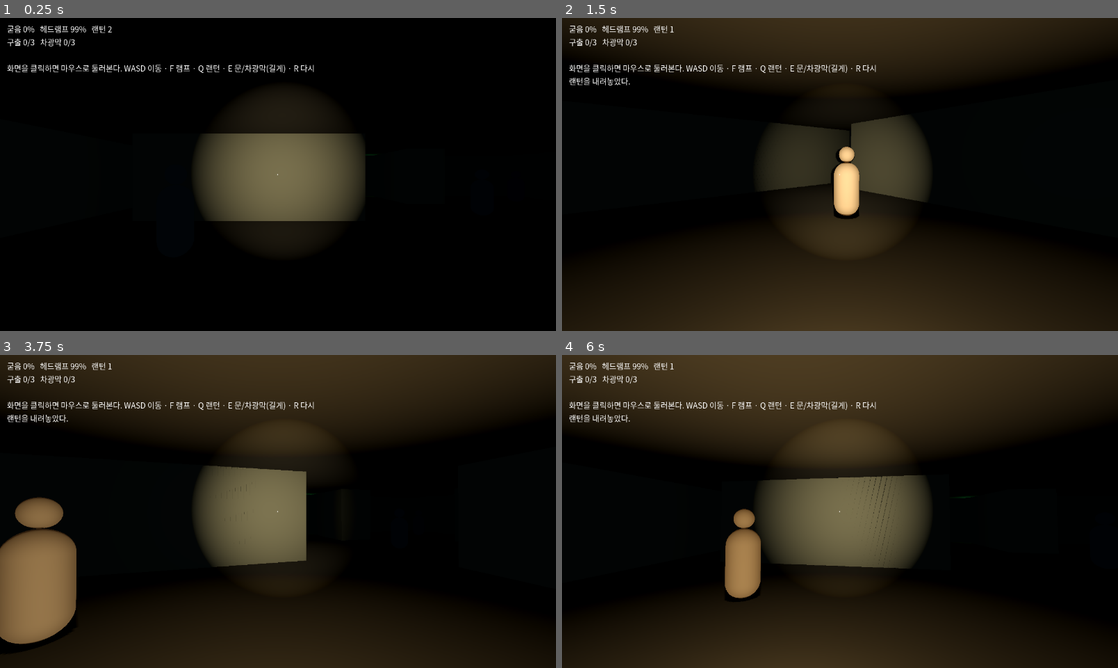
Above: before the commit, frames 1-4 (two rows, left to right).
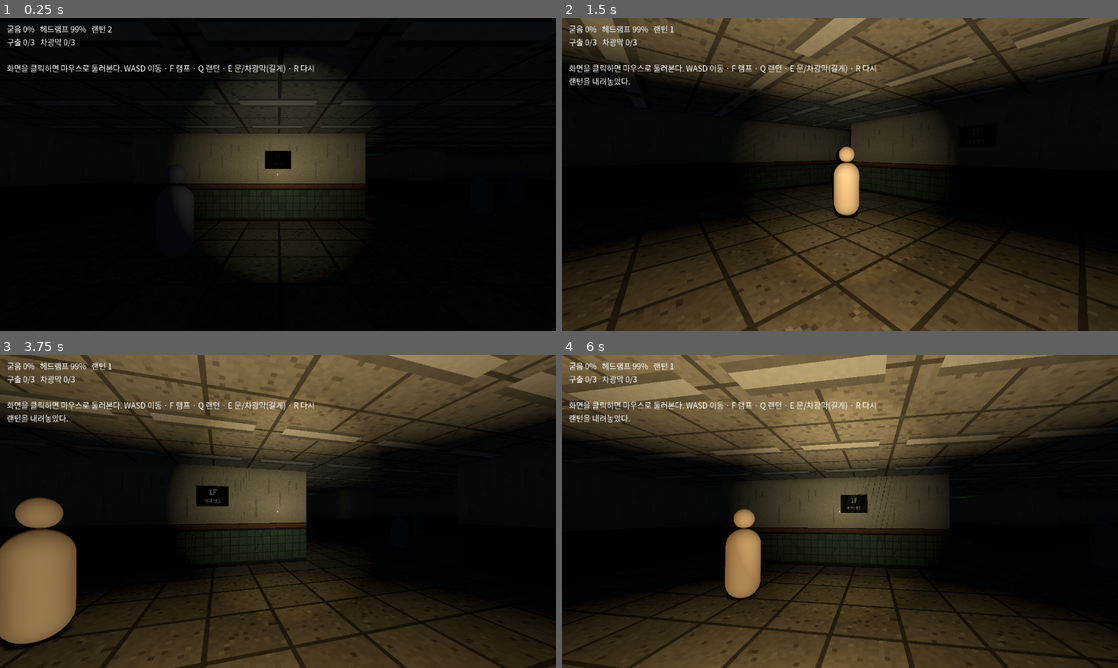
Above: after the commit, the same moments.

Repository: smlee080611/samdasu
Game: Godot game, scene res://scenes/main.tscn
The game is run twice, just before and just after one commit, with the same random seed, the same clock (stepped at 60 frames per second) and the same inputs.
Inputs (mouse positions are in pixels of both pictures, inside the frame that each line leads up to):
- Up to frame 1 (0.25 s): no input
- Up to frame 2 (1.5 s): tap Enter at 0.5 s; move the mouse to (962, 158) at 0.52 s; hold D (move_right) 0.53-1.28 s; hold E (interact) 0.53-1.28 s; click (962, 158) at 0.67 s; move the mouse to (812, 174) at 1.27 s; hold W (move_forward) from 1.28 s (still down); tap Q (lantern) at 1.35 s
- Up to frame 3 (3.75 s): keep holding W (move_forward); move the mouse to (289, 505) at 2.02 s; hold F (toggle_lamp) 2.03-2.78 s; move the mouse to (272, 517) at 2.77 s; tap E (interact) at 2.85 s; tap R (restart) at 3.5 s; move the mouse to (316, 514) at 3.52 s; hold Q (lantern) from 3.53 s (still down)
- Up to frame 4 (6 s): move the mouse to (795, 508) at 4.27 s; release Q (lantern) at 4.28 s; tap F (toggle_lamp) at 4.35 s; move the mouse to (845, 511) at 5.02 s; hold E (interact) 5.03-5.78 s; tap R (restart) at 5.75 s; move the mouse to (817, 505) at 5.77 s; release W (move_forward) at 5.78 s; hold D (move_right) from 5.78 s (still down); tap Q (lantern) at 5.85 s

The runs differ from the first frame. In frame 1, 7.3% of the frame differs, in the area x 31-67%, y 13-83%; in frame 2, 35%; in frame 3, 35%; in frame 4, 42%, in the area x 0-100%, y 0-100%.

Commit message:
amhwa2: 병원 텍스처 추가, .godot 캐시 제외

Diff:
--- a/amhwa2/project.godot
+++ b/amhwa2/project.godot
@@ -1,22 +1,11 @@
 ; Engine configuration file.
-; It's best edited using the editor UI and not directly,
-; since the parameters that go here are not all obvious.
-;
-; Format:
-;   [section] ; section goes between []
-;   param=value ; assign values to parameters
-
 config_version=5
-
-[animation]
-
-compatibility/default_parent_skeleton_in_mesh_instance_3d=true
 
 [application]
 
 config/name="암화병동 1인칭 프로토타입"
 run/main_scene="res://scenes/main.tscn"
-config/features=PackedStringArray("4.7", "Forward Plus")
+config/features=PackedStringArray("4.3", "GL Compatibility")
 
 [autoload]
 
@@ -32,43 +21,35 @@
 
 move_forward={
 "deadzone": 0.5,
-"events": [Object(InputEventKey,"resource_local_to_scene":fa …(209 unchanged characters)… "location":0,"echo":false,"script":null)
-]
+"events": [Object(InputEventKey,"resource_local_to_scene":fa …(209 unchanged characters)… "location":0,"echo":false,"script":null)]
 }
 move_back={
 "deadzone": 0.5,
-"events": [Object(InputEventKey,"resource_local_to_scene":fa …(209 unchanged characters)… "location":0,"echo":false,"script":null)
-]
+"events": [Object(InputEventKey,"resource_local_to_scene":fa …(209 unchanged characters)… "location":0,"echo":false,"script":null)]
 }
 move_left={
 "deadzone": 0.5,
-"events": [Object(InputEventKey,"resource_local_to_scene":fa …(209 unchanged characters)… "location":0,"echo":false,"script":null)
-]
+"events": [Object(InputEventKey,"resource_local_to_scene":fa …(209 unchanged characters)… "location":0,"echo":false,"script":null)]
 }
 move_right={
 "deadzone": 0.5,
-"events": [Object(InputEventKey,"resource_local_to_scene":fa …(209 unchanged characters)… "location":0,"echo":false,"script":null)
-]
+"events": [Object(InputEventKey,"resource_local_to_scene":fa …(209 unchanged characters)… "location":0,"echo":false,"script":null)]
 }
 toggle_lamp={
 "deadzone": 0.5,
-"events": [Object(InputEventKey,"resource_local_to_scene":fa …(209 unchanged characters)… "location":0,"echo":false,"script":null)
-]
+"events": [Object(InputEventKey,"resource_local_to_scene":fa …(209 unchanged characters)… "location":0,"echo":false,"script":null)]
 }
 lantern={
 "deadzone": 0.5,
-"events": [Object(InputEventKey,"resource_local_to_scene":fa …(209 unchanged characters)… "location":0,"echo":false,"script":null)
-]
+"events": [Object(InputEventKey,"resource_local_to_scene":fa …(209 unchanged characters)… "location":0,"echo":false,"script":null)]
 }
 interact={
 "deadzone": 0.5,
-"events": [Object(InputEventKey,"resource_local_to_scene":fa …(209 unchanged characters)… "location":0,"echo":false,"script":null)
-]
+"events": [Object(InputEventKey,"resource_local_to_scene":fa …(209 unchanged characters)… "location":0,"echo":false,"script":null)]
 }
 restart={
 "deadzone": 0.5,
-"events": [Object(InputEventKey,"resource_local_to_scene":fa …(209 unchanged characters)… "location":0,"echo":false,"script":null)
-]
+"events": [Object(InputEventKey,"resource_local_to_scene":fa …(209 unchanged characters)… "location":0,"echo":false,"script":null)]
 }
 
 [layer_names]
@@ -77,3 +58,9 @@
 3d_physics/layer_2="person"
 3d_physics/layer_3="interact"
 3d_physics/layer_4="player"
+
+[rendering]
+
+renderer/rendering_method="gl_compatibility"
+renderer/rendering_method.mobile="gl_compatibility"
+textures/canvas_textures/default_texture_filter=0
--- a/amhwa2/scenes/curtain.tscn
+++ b/amhwa2/scenes/curtain.tscn
@@ -2,22 +2,29 @@
 
 [ext_resource type="Script" path="res://scripts/objects/curtain.gd" id="1"]
 [ext_resource type="Script" path="res://scripts/objects/point_light_source.gd" id="2"]
+[ext_resource type="Texture2D" path="res://textures/curtain.png" id="t_cloth"]
+[ext_resource type="Texture2D" path="res://textures/window.png" id="t_window"]
 
 [sub_resource type="BoxShape3D" id="shape"]
 size = Vector3(1.8, 2.6, 0.12)
 
 [sub_resource type="StandardMaterial3D" id="cloth"]
-albedo_color = Color(0.42, 0.13, 0.11, 1)
+albedo_texture = ExtResource("t_cloth")
+cull_mode = 2
+texture_filter = 0
 
 [sub_resource type="StandardMaterial3D" id="window"]
-albedo_color = Color(0.6, 0.65, 0.75, 1)
+albedo_texture = ExtResource("t_window")
 emission_enabled = true
-emission = Color(0.55, 0.65, 0.85, 1)
-emission_energy_multiplier = 1.2
+emission = Color(1, 1, 1, 1)
+emission_texture = ExtResource("t_window")
+emission_energy_multiplier = 0.9
+cull_mode = 2
+texture_filter = 0
 
-[sub_resource type="BoxMesh" id="box"]
+[sub_resource type="QuadMesh" id="box"]
 material = SubResource("cloth")
-size = Vector3(1.8, 2.6, 0.12)
+size = Vector2(1.8, 2.6)
 
 [node name="Curtain" type="StaticBody3D"]
 collision_layer = 5
--- a/amhwa2/scenes/door.tscn
+++ b/amhwa2/scenes/door.tscn
@@ -1,16 +1,19 @@
 [gd_scene format=3]
 
 [ext_resource type="Script" path="res://scripts/objects/door.gd" id="1"]
+[ext_resource type="Texture2D" path="res://textures/door.png" id="tex"]
 
 [sub_resource type="BoxShape3D" id="shape"]
 size = Vector3(2, 3, 0.2)
 
 [sub_resource type="StandardMaterial3D" id="mat"]
-albedo_color = Color(0.4, 0.3, 0.2, 1)
+albedo_texture = ExtResource("tex")
+cull_mode = 2
+texture_filter = 0
 
-[sub_resource type="BoxMesh" id="box"]
+[sub_resource type="QuadMesh" id="quad"]
 material = SubResource("mat")
-size = Vector3(2, 3, 0.2)
+size = Vector2(2, 3)
 
 [node name="Door" type="StaticBody3D"]
 collision_layer = 5
@@ -21,6 +24,13 @@
 transform = Transform3D(1, 0, 0, 0, 1, 0, 0, 0, 1, 0, 1.5, 0)
 shape = SubResource("shape")
 
-[node name="Mesh" type="MeshInstance3D" parent="."]
+[node name="Mesh" type="Node3D" parent="."]
 transform = Transform3D(1, 0, 0, 0, 1, 0, 0, 0, 1, 0, 1.5, 0)
-mesh = SubResource("box")
+
+[node name="Front" type="MeshInstance3D" parent="Mesh"]
+transform = Transform3D(1, 0, 0, 0, 1, 0, 0, 0, 1, 0, 0, 0.08)
+mesh = SubResource("quad")
+
+[node name="Back" type="MeshInstance3D" parent="Mesh"]
+transform = Transform3D(1, 0, 0, 0, 1, 0, 0, 0, 1, 0, 0, -0.08)
+mesh = SubResource("quad")
--- a/amhwa2/scenes/level_1f.tscn
+++ b/amhwa2/scenes/level_1f.tscn
@@ -7,14 +7,36 @@
 [ext_resource type="PackedScene" path="res://scenes/battery.tscn" id="battery"]
 [ext_resource type="PackedScene" path="res://scenes/emergency_light.tscn" id="elight"]
 [ext_resource type="PackedScene" path="res://scenes/stairs.tscn" id="stairs"]
+[ext_resource type="Texture2D" path="res://textures/wall.png" id="t_wall"]
+[ext_resource type="Texture2D" path="res://textures/floor.png" id="t_floor"]
+[ext_resource type="Texture2D" path="res://textures/ceiling.png" id="t_ceil"]
+[ext_resource type="Texture2D" path="res://textures/sign_3f.png" id="t_sign"]
 
 [sub_resource type="StandardMaterial3D" id="wall"]
-albedo_color = Color(0.62, 0.62, 0.55, 1)
-roughness = 0.9
+albedo_texture = ExtResource("t_wall")
+roughness = 0.95
+cull_mode = 2
+texture_filter = 0
 
 [sub_resource type="StandardMaterial3D" id="floor"]
-albedo_color = Color(0.32, 0.31, 0.28, 1)
-roughness = 0.9
+albedo_texture = ExtResource("t_floor")
+roughness = 0.8
+cull_mode = 2
+texture_filter = 0
+
+[sub_resource type="StandardMaterial3D" id="ceil"]
+albedo_texture = ExtResource("t_ceil")
+roughness = 1.0
+cull_mode = 2
+texture_filter = 0
+
+[sub_resource type="StandardMaterial3D" id="sign"]
+albedo_texture = ExtResource("t_sign")
+texture_filter = 0
+
+[sub_resource type="QuadMesh" id="signq"]
+material = SubResource("sign")
+size = Vector2(0.9, 0.6)
 
 [node name="Level1F" type="Node3D"]
 script = ExtResource("level")
@@ -40,6 +62,7 @@
 entrance_tile = Vector2i(4, 16)
 wall_material = SubResource("wall")
 floor_material = SubResource("floor")
+ceiling_material = SubResource("ceil")
 
 [node name="People" type="Node3D" parent="."]
 
@@ -192,3 +215,7 @@
 
 [node name="Stairs" parent="." instance=ExtResource("stairs")]
 transform = Transform3D(1, 0, 0, 0, 1, 0, 0, 0, 1, 58, 0, 34)
+
+[node name="Sign1F" type="MeshInstance3D" parent="."]
+transform = Transform3D(1, 0, 0, 0, 1, 0, 0, 0, 1, 9, 2.1, 26.02)
+mesh = SubResource("signq")
--- a/amhwa2/scenes/main.tscn
+++ b/amhwa2/scenes/main.tscn
@@ -10,11 +10,11 @@
 background_color = Color(0, 0, 0, 1)
 ambient_light_source = 2
 ambient_light_color = Color(0.35, 0.4, 0.45, 1)
-ambient_light_energy = 0.04
+ambient_light_energy = 0.05
 tonemap_mode = 2
 fog_enabled = true
 fog_light_color = Color(0, 0, 0, 1)
-fog_density = 0.035
+fog_density = 0.02
 
 [node name="Main" type="Node3D"]
 script = ExtResource("1")
--- a/amhwa2/scenes/player.tscn
+++ b/amhwa2/scenes/player.tscn
@@ -27,10 +27,12 @@
 [node name="Headlamp" type="SpotLight3D" parent="Head"]
 transform = Transform3D(1, 0, 0, 0, 1, 0, 0, 0, 1, 0.1, 0.05, 0)
 light_color = Color(1, 0.92, 0.75, 1)
-light_energy = 3.0
+light_energy = 2.2
 shadow_enabled = true
 spot_range = 14.0
-spot_angle = 24.0
+spot_attenuation = 1.0
+spot_angle = 30.0
+spot_angle_attenuation = 2.8
 script = ExtResource("2")
 
 [node name="InteractRay" type="RayCast3D" parent="Head"]
--- a/amhwa2/scripts/objects/headlamp.gd
+++ b/amhwa2/scripts/objects/headlamp.gd
@@ -28,14 +28,14 @@
 			battery = 0.0
 			GameState.say("헤드램프가 꺼졌다.")
 	visible = is_on()
-	light_energy = 3.0 if battery > 20.0 or randf() > 0.08 else 0.2   # 배터리가 적으면 깜빡임
+	light_energy = 2.2 if battery > 20.0 or randf() > 0.08 else 0.1   # 배터리가 적으면 깜빡임
 
 func light_value(target: Vector3, exclude: Array[RID]) -> float:
 	if not is_on():
 		return 0.0
 	var to := target - global_position
 	var d := to.length()
-	if d >= spot_range or rad_to_deg((-global_transform.basis.z).angle_to(to)) >= spot_angle:
+	if d >= spot_range or rad_to_deg((-global_transform.basis.z).angle_to(to)) >= spot_angle * 0.8:
 		return 0.0
 	if not LightSystem.ray_clear(global_position, target, exclude):
 		return 0.0
--- a/amhwa2/scripts/objects/level.gd
+++ b/amhwa2/scripts/objects/level.gd
@@ -9,8 +9,9 @@
 
 @export_multiline var wall_map := ""
 @export var entrance_tile := Vector2i(4, 16)
-@export var wall_material: StandardMaterial3D
-@export var floor_material: StandardMaterial3D
+@export var wall_material: StandardMaterial3D     ## 벽 한 면(2m × 3m)에 한 장씩 붙는 텍스처
+@export var floor_material: StandardMaterial3D    ## 바닥 한 칸에 한 장
+@export var ceiling_material: StandardMaterial3D  ## 천장 한 칸에 한 장
 
 var rows: PackedStringArray
 var size := Vector2i.ZERO
@@ -24,38 +25,61 @@
 	refresh_nav.call_deferred()
 
 func _build_walls() -> void:
-	var mesh := BoxMesh.new()
-	mesh.size = Vector3(TS, WALL_H, TS)
+	# 충돌: 벽 칸마다 상자 하나
 	var shape := BoxShape3D.new()
-	shape.size = mesh.size
+	shape.size = Vector3(TS, WALL_H, TS)
 	var walls := StaticBody3D.new()
 	walls.name = "Walls"
 	walls.collision_layer = GameState.LAYER_WALL
 	walls.collision_mask = 0
 	add_child(walls)
+	# 그래픽: 바닥 쪽으로 드러난 벽 면만 사각형으로 만든다 (텍스처가 면마다 한 장씩 정확히 붙음)
+	var wall_st := SurfaceTool.new()
+	var floor_st := SurfaceTool.new()
+	var ceil_st := SurfaceTool.new()
+	for st in [wall_st, floor_st, ceil_st]:
+		st.begin(Mesh.PRIMITIVE_TRIANGLES)
 	for y in size.y:
 		for x in size.x:
+			var x0 := x * TS
+			var x1 := x0 + TS
+			var z0 := y * TS
+			var z1 := z0 + TS
 			if rows[y][x] != "#":
+				_quad(floor_st, Vector3(x0, 0, z0), Vector3(x1, 0, z0), Vector3(x1, 0, z1), Vector3(x0, 0, z1), Vector3.UP)
+				_quad(ceil_st, Vector3(x0, WALL_H, z1), Vector3(x1, WALL_H, z1), Vector3(x1, WALL_H, z0), Vector3(x0, WALL_H, z0), Vector3.DOWN)
 				continue
-			var mi := MeshInstance3D.new()
-			mi.mesh = mesh
-			mi.material_override = wall_material
-			mi.position = tile_center(Vector2i(x, y), WALL_H * 0.5)
-			walls.add_child(mi)
 			var cs := CollisionShape3D.new()
 			cs.shape = shape
-			cs.position = mi.position
+			cs.position = tile_center(Vector2i(x, y), WALL_H * 0.5)
 			walls.add_child(cs)
-	var plane := PlaneMesh.new()
-	plane.size = Vector2(size.x * TS, size.y * TS)
-	for i in 2:
-		var p := MeshInstance3D.new()
-		p.mesh = plane
-		p.material_override = floor_material
-		p.position = Vector3(size.x * TS * 0.5, WALL_H * i, size.y * TS * 0.5)
-		if i == 1:
-			p.rotation.x = PI
-		add_child(p)
+			var h := WALL_H
+			if _open(x, y + 1):  # 남쪽 면
+				_quad(wall_st, Vector3(x0, h, z1), Vector3(x1, h, z1), Vector3(x1, 0, z1), Vector3(x0, 0, z1), Vector3.BACK)
+			if _open(x, y - 1):  # 북쪽 면
+				_quad(wall_st, Vector3(x1, h, z0), Vector3(x0, h, z0), Vector3(x0, 0, z0), Vector3(x1, 0, z0), Vector3.FORWARD)
+			if _open(x + 1, y):  # 동쪽 면
+				_quad(wall_st, Vector3(x1, h, z1), Vector3(x1, h, z0), Vector3(x1, 0, z0), Vector3(x1, 0, z1), Vector3.RIGHT)
+			if _open(x - 1, y):  # 서쪽 면
+				_quad(wall_st, Vector3(x0, h, z0), Vector3(x0, h, z1), Vector3(x0, 0, z1), Vector3(x0, 0, z0), Vector3.LEFT)
+	for pair in [[wall_st, wall_material, "WallMesh"], [floor_st, floor_material, "FloorMesh"], [ceil_st, ceiling_material, "CeilingMesh"]]:
+		var mi := MeshInstance3D.new()
+		mi.name = pair[2]
+		mi.mesh = pair[0].commit()
+		mi.material_override = pair[1]
+		add_child(mi)
+
+func _open(x: int, y: int) -> bool:
+	return x >= 0 and y >= 0 and x < size.x and y < size.y and rows[y][x] != "#"
+
+## a 왼쪽 위, b 오른쪽 위, c 오른쪽 아래, d 왼쪽 아래 (바라보는 쪽 기준)
+func _quad(st: SurfaceTool, a: Vector3, b: Vector3, c: Vector3, d: Vector3, n: Vector3) -> void:
+	var uv := [Vector2(0, 0), Vector2(1, 0), Vector2(1, 1), Vector2(0, 1)]
+	var v := [a, b, c, d]
+	for i in [0, 1, 2, 0, 2, 3]:   # Godot은 시계 방향이 앞면
+		st.set_normal(n)
+		st.set_uv(uv[i])
+		st.add_vertex(v[i])
 
 func tile_center(t: Vector2i, y := 0.0) -> Vector3:
 	return Vector3(t.x * TS + TS * 0.5, y, t.y * TS + TS * 0.5)
--- a/amhwa2/scripts/objects/main.gd
+++ b/amhwa2/scripts/objects/main.gd
@@ -13,3 +13,7 @@
 		var t := Node.new()
 		t.set_script(load("res://scripts/tests/selftest.gd"))
 		add_child(t)
+	if "shot" in OS.get_cmdline_user_args():
+		var t2 := Node.new()
+		t2.set_script(load("res://scripts/tests/shot.gd"))
+		add_child(t2)
--- /dev/null
+++ b/amhwa2/scripts/tests/shot.gd
@@ -0,0 +1,21 @@
+extends Node
+## 스크린샷: godot --path . -- shot <파일명> <x> <y> <각도>
+
+func _ready() -> void:
+	_run.call_deferred()
+
+func _run() -> void:
+	var args := OS.get_cmdline_user_args()
+	var i := args.find("shot")
+	var out := args[i + 1]
+	var level: Level = get_tree().get_first_node_in_group("level")
+	var player = get_tree().get_first_node_in_group("player")
+	for k in 3:
+		await get_tree().process_frame
+	player.global_position = level.tile_center(Vector2i(int(args[i + 2]), int(args[i + 3])))
+	player.rotation.y = deg_to_rad(float(args[i + 4]))
+	for k in 40:
+		await get_tree().process_frame
+	get_viewport().get_texture().get_image().save_png(out)
+	print("SHOT saved ", out)
+	get_tree().quit()
Binary file added: amhwa2/screenshot.png
Binary file added: amhwa2/textures/ceiling.png
Not shown, added: amhwa2/textures/ceiling.png.import
Binary file added: amhwa2/textures/curtain.png
Not shown, added: amhwa2/textures/curtain.png.import
Binary file added: amhwa2/textures/door.png
Not shown, added: amhwa2/textures/door.png.import
Binary file added: amhwa2/textures/floor.png
Not shown, added: amhwa2/textures/floor.png.import
Binary file added: amhwa2/textures/sign_3f.png
Not shown, added: amhwa2/textures/sign_3f.png.import
Binary file added: amhwa2/textures/wall.png
(and 3 more such lines)
